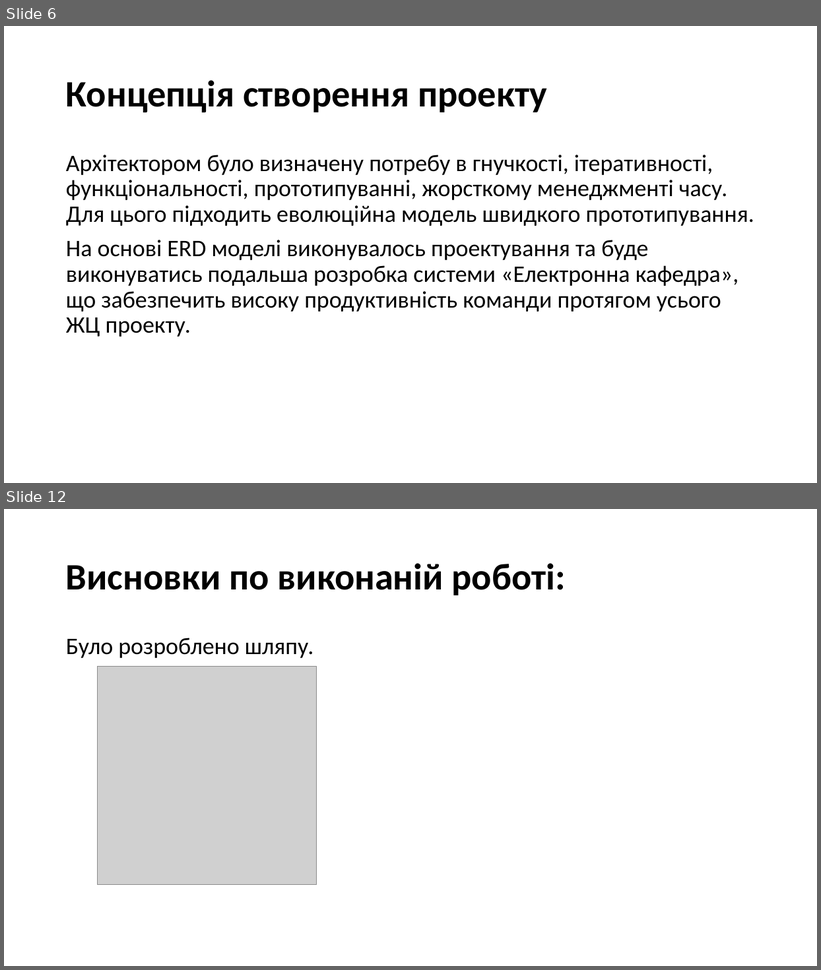
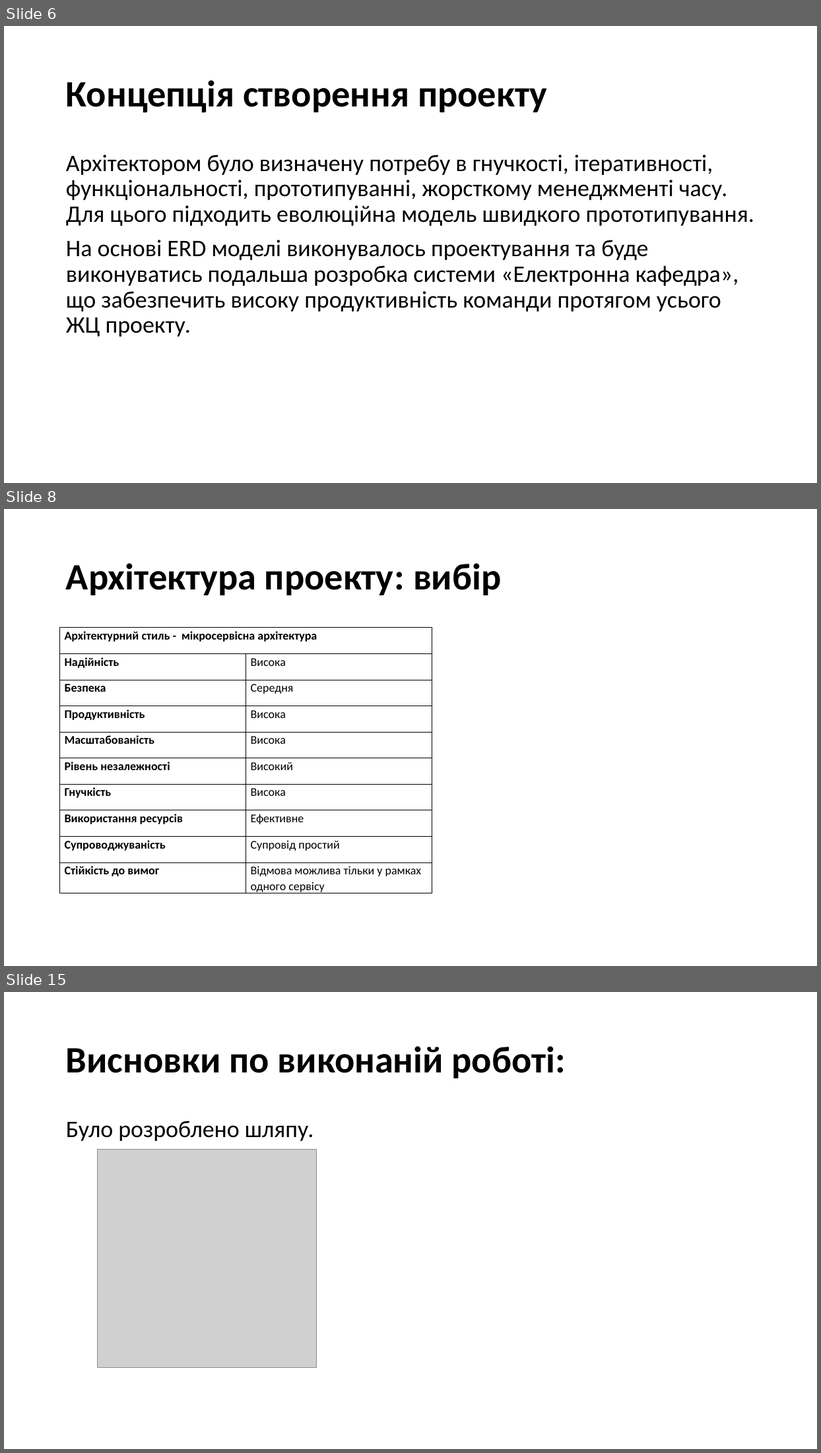
Before and after one commit to d3mage/elektronna_kafedra, a slide deck: elektronna_kafedra.pptx. Shown one above the other, each under a label of ours: slides 6 and 12 before the commit, slides 6, 8 and 15 after it; the slides between them are not shown. The pictures are 821x970 and 821x1453 pixels, drawn with LibreOffice and Linux fonts; fonts in the diff are those of the drawing; grey boxes stand for pictures. Boxes give left, top, right and bottom in pixels: in the first picture for what was removed or moved away, otherwise in the second. Text is boxed around its words. In the diff, an @@ line names an element or a change of style, - is before the commit and + after.

```diff
--- a/elektronna_kafedra.pptx
+++ b/elektronna_kafedra.pptx
@@ slide 8 added at (4,509,817,966), background #FFFFFF @@
@@ title added at (66,563,501,595), 44 pt, text #000000, bold @@
+Архітектура проекту: вибір
@@ table added at (60,628,432,896), 10 rows, 2 columns @@
+Архітектурний стиль - мікросервісна архітектура | 
+Надійність | Висока
+Безпека | Середня
+Продуктивність | Висока
+Масштабованість | Висока
+Рівень незалежності | Високий
+Гнучкість | Висока
+Використання ресурсів | Ефективне
+Супроводжуваність | Супровід простий
+Стійкість до вимог | Відмова можлива тільки у рамках одного сервісу
@@ what was slide 12 is now slide 15 @@
```
Also in this commit, not shown: 1 slide changed, 7 other slides added, 5 slides removed, 1 other file.
